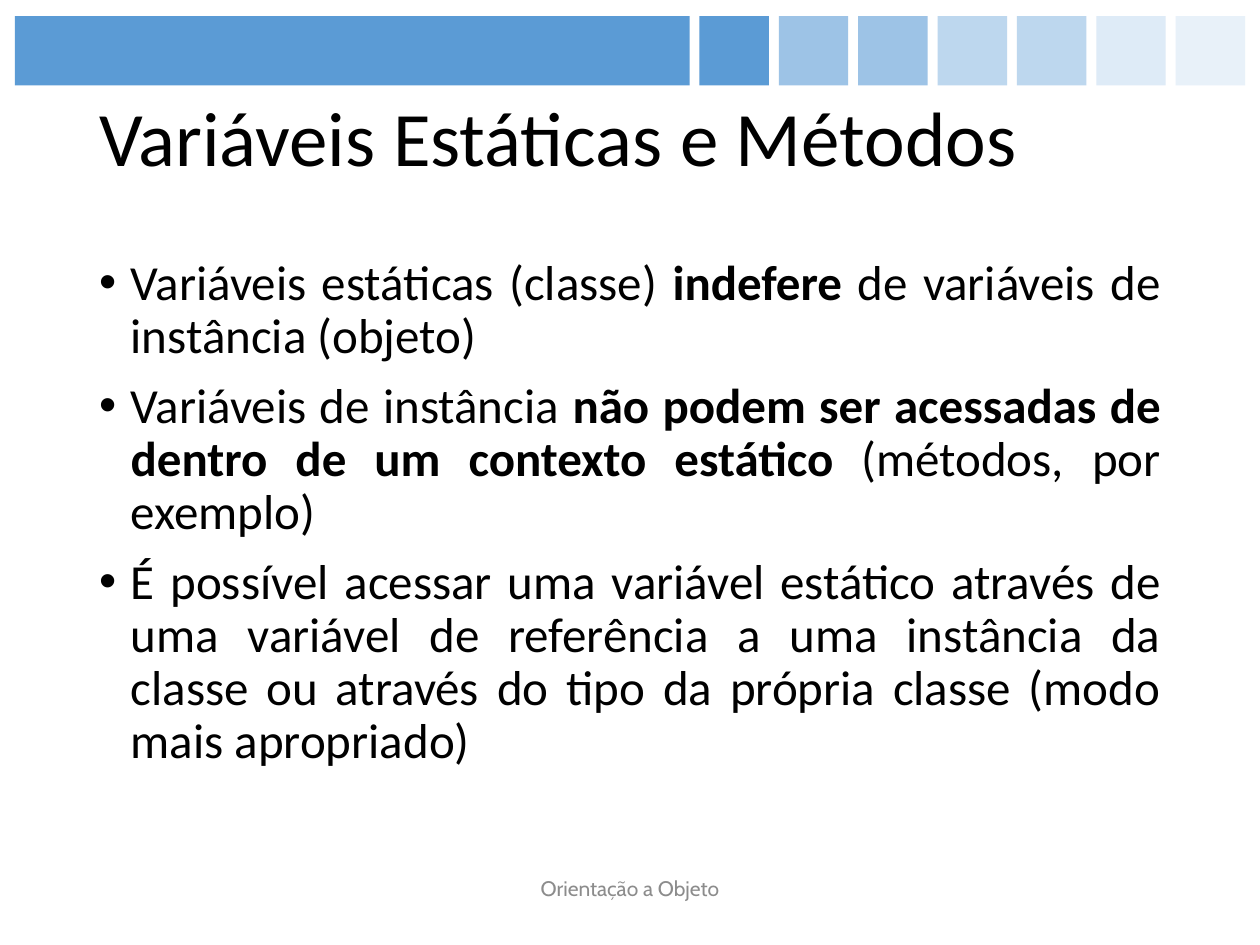
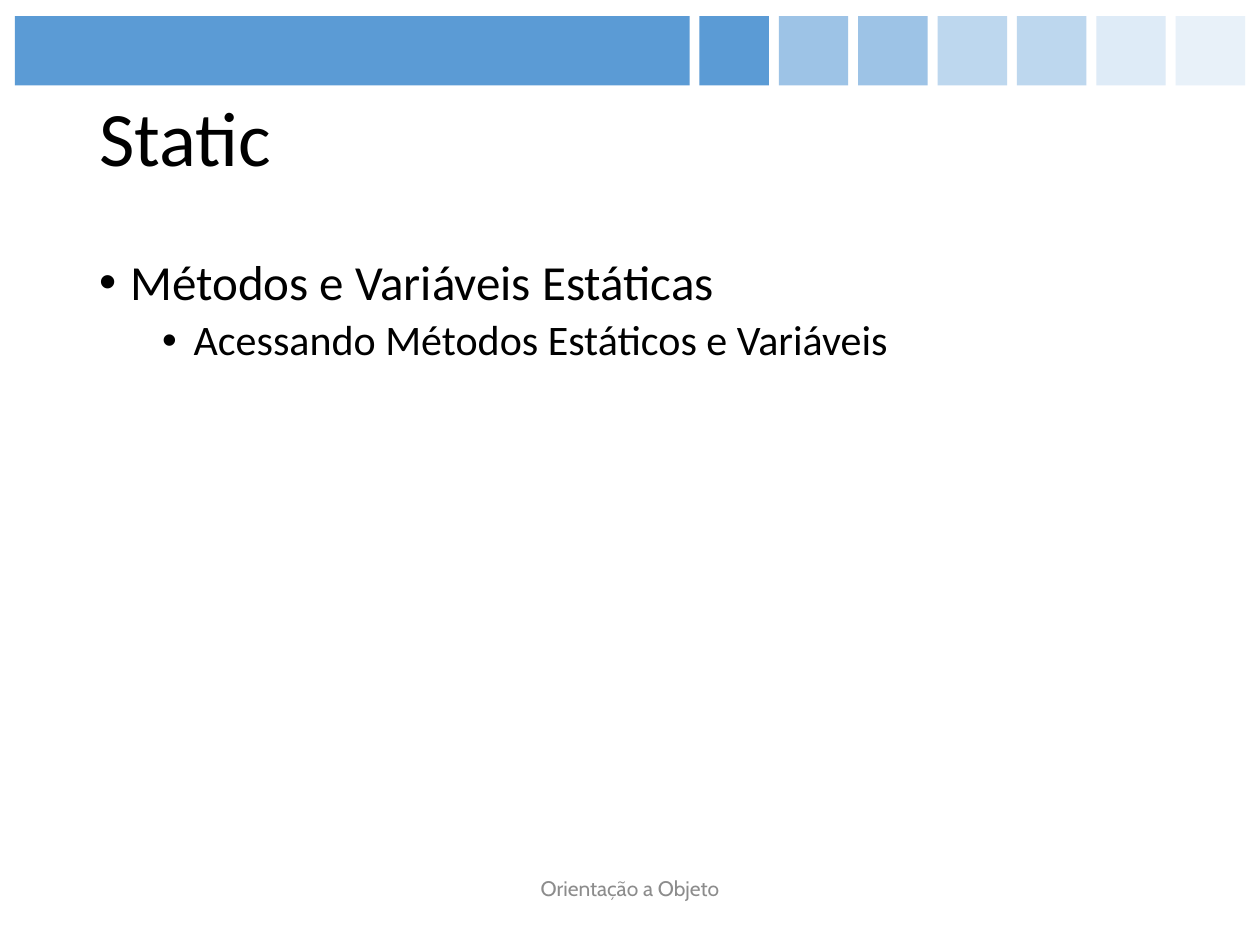
Before and after one commit to figueiredojrr/treinamentoJavaSeOcaAgosto, a slide deck: slide 37 of TreinamentoJavaSeOca/documentos/apresentação/OCA.pptx (slide 50 before the commit). Drawn at 1260x945 pixels with LibreOffice and Linux fonts; fonts in the diff are those of the drawing. Boxes give left, top, right and bottom in pixels: in the first picture for what was removed or moved away, otherwise in the second. Text is boxed around its words. In the diff, an @@ line names an element or a change of style, - is before the commit and + after.

```diff
--- a/TreinamentoJavaSeOca/documentos/apresentação/OCA.pptx
+++ b/TreinamentoJavaSeOca/documentos/apresentação/OCA.pptx
@@ title at box(99, 112, 271, 167): text changed @@
-Variáveis Estáticas e Métodos
+Static
@@ text at box(131, 266, 888, 356): text changed; size 28 to 24 pt @@
-• Variáveis estáticas (classe) indefere de variáveis de instância (objeto)
-• Variáveis de instância não podem ser acessadas de dentro de um contexto estático (métodos, por exemplo)
-• É possível acessar uma variável estático através de uma variável de referência a uma instância da classe ou através do tipo da própria classe (modo mais apropriado)
+• Métodos e Variáveis Estáticas
+  • Acessando Métodos Estáticos e Variáveis
```
Also in this commit, not shown: 23 other slides changed, 5 slides added, 15 slides removed.
